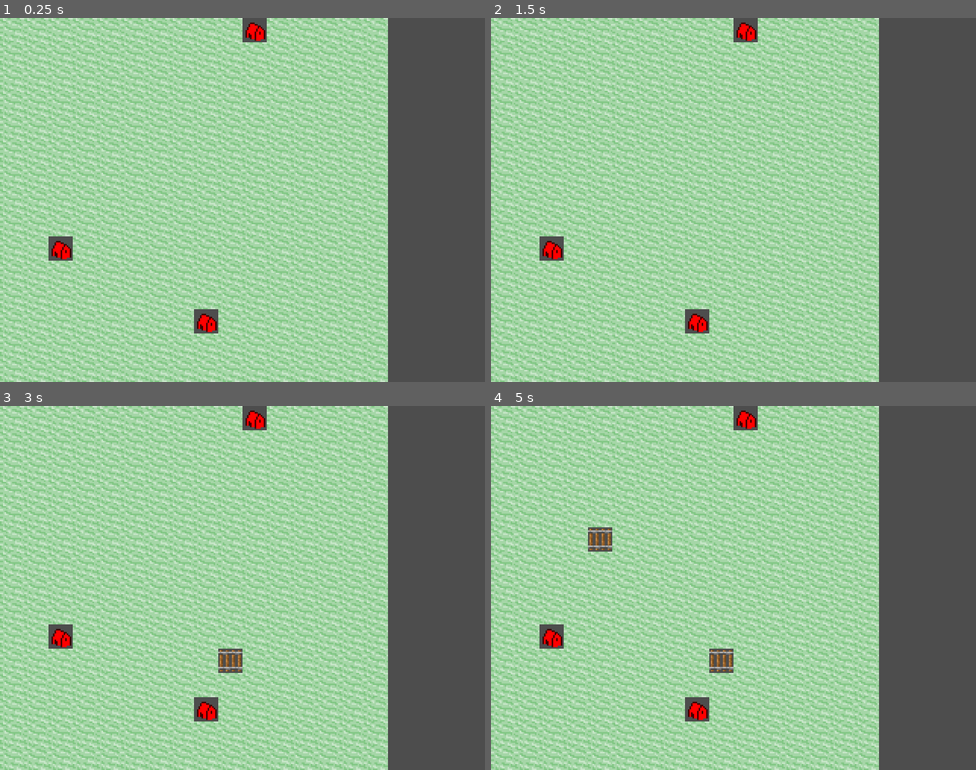
Above: before the commit, frames 1-4 (two rows, left to right).
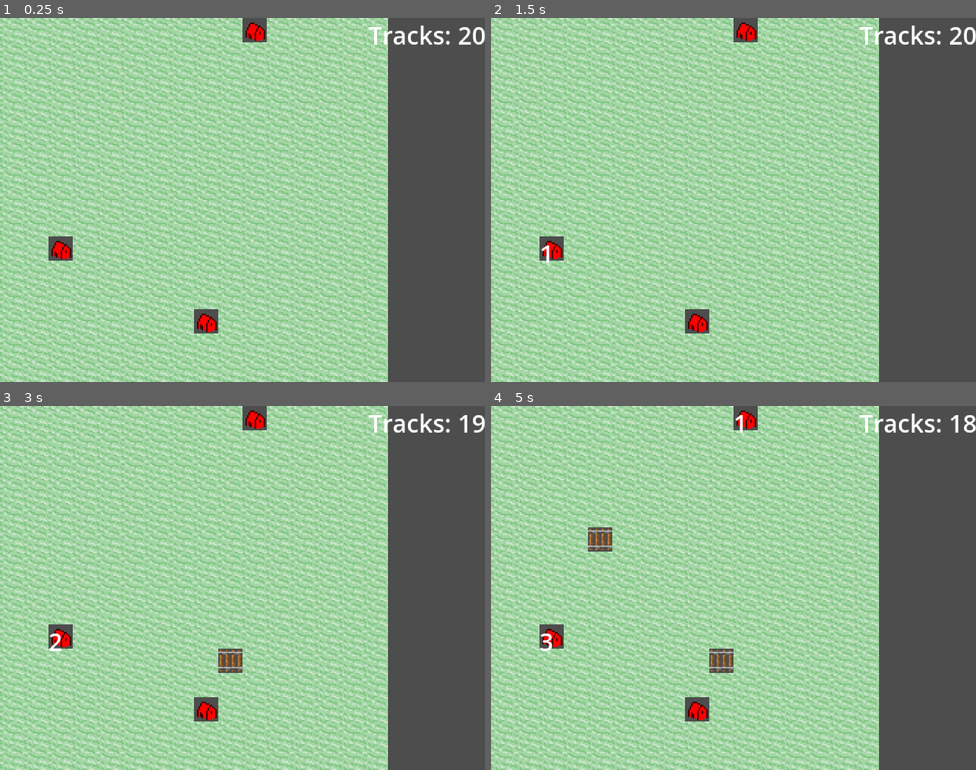
Above: after the commit, the same moments.

Repository: adrians127/euro-train
Game: Godot game, scene res://scenes/Main.tscn
Same seed, same stepped clock (60 frames per second), same inputs: the game is played once before the commit and once after it.
Inputs (mouse positions are in pixels of both pictures, inside the frame that each line leads up to):
- Up to frame 1 (0.25 s): no input
- Up to frame 2 (1.5 s): tap Enter at 0.5 s; move the mouse to (694, 320) at 0.52 s; click (694, 320) at 0.67 s; tap Space at 1.25 s; move the mouse to (743, 28) at 1.27 s; click (743, 28) at 1.42 s
- Up to frame 3 (3 s): tap Enter at 2 s; move the mouse to (58, 635) at 2.02 s; click (58, 635) at 2.17 s; tap Space at 2.75 s; move the mouse to (218, 660) at 2.77 s; click (218, 660) at 2.92 s
- Up to frame 4 (5 s): tap Enter at 3.5 s; move the mouse to (879, 642) at 3.52 s; click (879, 642) at 3.67 s; tap Space at 4.25 s; move the mouse to (588, 533) at 4.27 s; click (588, 533) at 4.42 s

The runs differ from the first frame. In frame 1, 0.5% of the frame differs, in the area x 76-100%, y 2-8%; in frame 2, 0.5%; in frame 3, 0.5%; in frame 4, 0.6%, in the area x 10-100%, y 2-68%.

Commit message:
Add trains and handling passengers

Diff:
--- a/scenes/Main.tscn
+++ b/scenes/Main.tscn
@@ -31,8 +31,18 @@
 [node name="StationsContainer" type="Node2D" parent="."]
 z_index = 1
 
-[node name="TrainsContainer" type="Node2D" parent="."]
-
 [node name="TileMapLayer" type="TileMapLayer" parent="."]
 tile_set = SubResource("TileSet_rarhs")
 script = ExtResource("3_0bbpv")
+
+[node name="TrainsContainer" type="Node2D" parent="TileMapLayer"]
+
+[node name="UI" type="CanvasLayer" parent="."]
+
+[node name="Label" type="Label" parent="UI"]
+anchors_preset = 1
+anchor_left = 1.0
+anchor_right = 1.0
+offset_left = -40.0
+offset_bottom = 23.0
+grow_horizontal = 0
--- a/scenes/Station.tscn
+++ b/scenes/Station.tscn
@@ -14,3 +14,9 @@
 
 [node name="CollisionShape2D" type="CollisionShape2D" parent="."]
 shape = SubResource("RectangleShape2D_csis4")
+
+[node name="CountLabel" type="Label" parent="."]
+offset_left = -8.0
+offset_top = -8.0
+offset_right = 8.0
+offset_bottom = 15.0
--- a/scenes/Train.tscn
+++ b/scenes/Train.tscn
@@ -1,5 +1,11 @@
-[gd_scene format=3 uid="uid://cb0xyn6nvvetf"]
+[gd_scene load_steps=3 format=3 uid="uid://cb0xyn6nvvetf"]
+
+[ext_resource type="Texture2D" uid="uid://ctw111gcby55j" path="res://assets/station.png" id="1_bs37r"]
+[ext_resource type="Script" uid="uid://1mkfljmwpba1" path="res://scripts/Train.gd" id="2_426cx"]
 
 [node name="Node2D" type="Node2D"]
+script = ExtResource("2_426cx")
 
 [node name="Sprite2D" type="Sprite2D" parent="."]
+z_index = 69
+texture = ExtResource("1_bs37r")
--- a/scenes/UI.tscn
+++ /dev/null
@@ -1,10 +0,0 @@
-[gd_scene format=3 uid="uid://cqhtvan8he1n6"]
-
-[node name="Control" type="Control"]
-layout_mode = 3
-anchors_preset = 0
-offset_right = 40.0
-offset_bottom = 40.0
-
-[node name="Line2D" type="Line2D" parent="."]
-default_color = Color(0.00351917, 0.00351917, 0.00351917, 1)
--- a/scripts/Main.gd
+++ b/scripts/Main.gd
@@ -2,7 +2,6 @@
 @onready var LinesContainer: Node2D = $LinesContainer
 @onready var Map: TileMapLayer = $TileMapLayer
 @onready var StationsContainer: Node2D = $StationsContainer
-@onready var TrainsContainer: Node = $TrainsContainer
 
 var Station = preload("res://scenes/Station.tscn")
 var graph = {}
@@ -11,9 +10,11 @@
 var passengerTimer: Timer = Timer.new()
 var occupied_cells := {} # grid_pos -> station_id
 
+
 func _ready() -> void:
 	generate_stations(3)
 	init_graph()
+
 
 func generate_stations(n: int):
 	var free_cells: Array[Vector2i] = Map.generate_station_cells(n)
@@ -29,15 +30,6 @@
 	for st in stations:
 		graph[st.station_id] = []
 
-func _on_station_clicked(st_id: int):
-	if pending_station < 0:
-		pending_station = st_id
-		return
-	if st_id != pending_station:
-		print("connected")
-		add_connection(pending_station, st_id)
-		pending_station = -1
-
 var LineSegment = preload("res://scripts/LineSegment.gd")
 func add_connection(a: int, b: int):
 	if b in graph[a]:
@@ -52,14 +44,3 @@
 	seg.f_pos = a_pos
 	seg.t_pos = b_pos
 	$LinesContainer.add_child(seg)
-
-
-
-
-func _on_PassengerTimer_timeout():
-	var a = randi() % stations.size()
-	var b = randi() % stations.size()
-	if a == b: return
-	# dodaj 'pasażera' do stacji a
-	stations[a].waiting_passengers.append(b)
-	# ewentualnie: emit_signal("passenger_created", a, b)
--- a/scripts/Station.gd
+++ b/scripts/Station.gd
@@ -1,29 +1,57 @@
 class_name Station
 extends Area2D
+
 signal station_clicked(station_id: int)
+@onready var count_label := $CountLabel
 @export var station_id: int = -1
 @export var cell_pos: Vector2i
-@export var capacity: int = 10  # maks. pasażerów
-var waiting_passengers: Array[int] = []
+@export var capacity: int = 10    # max passengers
+@export var spawn_interval: float = 1.0   # seconds between spawn attempts
+@export var spawn_chance: float = 0.2     # 20% chance per interval
 
-func _ready():
-	pass
+var waiting_passengers: int = 0
+var _spawn_timer: Timer
+
+func _ready() -> void:
+	# make sure randoms aren't the same each run
+	randomize()
+	# Create (or you can do this in the editor)
+	_spawn_timer = Timer.new()
+	_spawn_timer.wait_time = spawn_interval
+	_spawn_timer.one_shot = false
+	add_child(_spawn_timer)
+	_spawn_timer.connect("timeout", Callable(self, "_on_spawn_timer_timeout"))
+	_spawn_timer.start()
 
 func setup(id: int, cell: Vector2i, pos: Vector2, parent: Node) -> void:
 	station_id = id
-	cell_pos = cell
-	position = pos
+	cell_pos    = cell
+	position    = pos
 	connect("station_clicked", Callable(parent, "_on_station_clicked"))
 
 func _input_event(viewport, event, shape_idx):
 	if event is InputEventMouseButton and event.pressed and event.button_index == MOUSE_BUTTON_LEFT:
-		print("Station clicked")
 		emit_signal("station_clicked", station_id)
 
-func set_connected(value : bool) -> void:
-	# assumes the sprite is the first child; adjust as needed
-	var spr : CanvasItem = get_child(0)
+func take_passengers(count: int):
+	var boarded = min(count, waiting_passengers)
+	waiting_passengers -= boarded
+	count_label.text = str(waiting_passengers)
+
+func set_connected(value: bool) -> void:
+	var spr: CanvasItem = get_child(0)
 	if value:
 		spr.modulate = Color(0,1,0)
 	else:
 		spr.modulate = Color(1,0,0)
+
+func _on_spawn_timer_timeout() -> void:
+	# Only spawn if we're under capacity
+	if waiting_passengers < capacity:
+		# roll a random float in [0,1)
+		if randf() < spawn_chance:
+			waiting_passengers += 1
+			#print(waiting_passengers)
+			count_label.text = str(waiting_passengers)
+			# optional: update UI, emit signal, etc.
+			# e.g. emit_signal("passenger_arrived", station_id, waiting_passengers)
--- a/scripts/TileMapLayer.gd
+++ b/scripts/TileMapLayer.gd
@@ -4,17 +4,25 @@
 const RAIL_TILE_ID := 1
 const STATION_TILE_ID := 2
 
+@onready var TrainsContainer: Node = $TrainsContainer
 #var grid_size_x = 640 / 16
 #var grid_size_y = 480 / 16
 @export var grid_size_x = 16
 @export var grid_size_y = 16
+var TrainScene = preload("res://scenes/Train.tscn")
 var cells: Dictionary[Vector2i, Dictionary] = {}
 var astar = AStarGrid2D.new()
 var stations : Array[Station] = []
 var station_graph : Dictionary
 
+var tracks = 20
+
+@onready var TrackCounterLabel: Label = get_node("../UI/Label")
+var track_count: int = 0
+
 func _ready() -> void:
 	_init_map()
+	_update_track_counter()
 	_init_astar()
 
 func _init_map() -> void:
@@ -58,21 +66,32 @@
 			_remove_rail(cell)
 
 func _add_rail(cell: Vector2i) -> void:
+	if (tracks == 0):
+		return;
+	elif (tracks < 0):
+		print("Shouldn t tracks be below 0")
+	tracks -= 1
 	set_cell(cell, RAIL_TILE_ID, Vector2i.ZERO, 0)
 	cells[cell]["type"] = "rail"
 	astar.set_point_solid(cell, false)
+	_update_track_counter()
 	_update_connections()
+
 
 func _remove_rail(cell: Vector2i) -> void:
 	# Either erase the tile completely…
 	#   erase_cell(cell)         # Godot 4 convenience
 	# …or draw a background tile again:
+	tracks += 1
 	set_cell(cell, BACKGROUND_TILE_ID, Vector2i.ZERO, 0)
 
 	cells[cell]["type"] = "background"
 	astar.set_point_solid(cell, true)
+	_update_track_counter()
 	_update_connections()
 
+func _update_track_counter() -> void:
+	TrackCounterLabel.text = "Tracks: %d" % tracks
 
 func place_station_at(cell: Vector2i, station_scene: PackedScene):
 	if not cells.has(cell) or cells[cell].type == "station":
@@ -116,7 +135,34 @@
 	for id in station_graph.keys():
 		print('Station %d → %s' % [id, station_graph[id]])
 
+func get_connected_stations(station_id: int):
+	return station_graph.get(station_id, [])
+
 func generate_station_cells(n: int) -> Array[Vector2i]:
 	var free = get_free_cells()
 	free.shuffle()
 	return free.slice(0, n)
+
+func _on_station_clicked(station_id: int) -> void:
+	if (get_connected_stations(station_id).is_empty()):
+		return
+	spawn_train(station_id, get_connected_stations(station_id)[0])
+
+func spawn_train(from_id: int, to_id: int) -> void:
+	# 1) grab the stations
+	var stA = stations[from_id]
+	var stB = stations[to_id]
+
+	# 2) ask the TileMapLayer for the raw grid‐path
+	var cell_path := astar.get_point_path(stA.cell_pos, stB.cell_pos)
+	if cell_path.is_empty():
+		return  # no rails connecting them
+
+	var world_path:Array[Vector2] = []
+	for cell in cell_path:
+		world_path.append( map_to_local(cell) )
+
+	var train = TrainScene.instantiate()
+	train.position = world_path[0]
+	train.set_path(world_path, [stA, stB] as Array[Station])
+	TrainsContainer.add_child(train)
--- a/scripts/Train.gd
+++ b/scripts/Train.gd
@@ -1,12 +1,19 @@
 extends Node2D
-
+class_name Train
 var path_points: Array[Vector2] = []
+var station_nodes:   Array[Station]  = []
 @export var speed: float = 100.0
 var current_idx: int = 0
-
-func set_path(points: Array[Vector2]):
-	path_points = points
+var boarding_rate = 2
+var active_station = null
+func set_path(points: Array[Vector2], stations: Array[Station]):
+	path_points = points.duplicate()
 	current_idx = 0
+	if path_points.size() > 0:
+		position = path_points[0]
+	set_process(true)
+	station_nodes = stations
+	active_station = station_nodes[1]
 
 func _process(delta):
 	if current_idx < path_points.size():
@@ -19,5 +26,17 @@
 		arrive()
 
 func arrive():
-	# sygnał lub bezpośrednio: obsłuż wysiadanie pasażerów
-	queue_free()
+	set_process(false)
+
+	await get_tree().create_timer(2.0).timeout
+	active_station.take_passengers(boarding_rate)
+	path_points.reverse()
+	current_idx = 0
+	if path_points.size() > 0:
+		position = path_points[0]
+
+	if (active_station == station_nodes[0]):
+		active_station = station_nodes[1]
+	else:
+		active_station = station_nodes[0]
+	set_process(true)
--- a/scripts/UI.gd
+++ /dev/null
@@ -1,69 +0,0 @@
-extends Control
-
-# referencja do scene root, by móc dodać LineSegment
-@export_node_path(NodePath) var lines_node_path
-var lines_node: Node2D
-
-# Stan maszyny:
-enum State { IDLE, DRAWING }
-var state: State = State.IDLE
-
-# Wybrana stacja początkowa
-var start_station: Station = null
-
-# Linia podglądu rysowana dynamicznie
-var preview_line: Line2D = null
-
-func _ready():
-	lines_node = get_node(lines_node_path)
-	# subskrybuj sygnały ze wszystkich istniejących stacji
-	for station in get_tree().get_nodes_in_group("stations"):
-		station.connect("station_clicked", self, "_on_station_clicked")
-
-func _on_station_clicked(station: Station) -> void:
-	match state:
-		State.IDLE:
-			# zaczynamy rysowanie
-			start_station = station
-			_create_preview_line(start_station.position)
-			state = State.DRAWING
-		State.DRAWING:
-			if station != start_station:
-				_finalize_connection(start_station, station)
-			_clear_preview()
-			state = State.IDLE
-
-func _unhandled_input(event: InputEvent) -> void:
-	if state == State.DRAWING and event is InputEventMouseMotion:
-		# aktualizuj podgląd linii do pozycji kursora
-		var global_mouse = get_viewport().get_mouse_position()
-		preview_line.set_point_position(1, global_mouse)
-
-func _create_preview_line(from_pos: Vector2) -> void:
-	preview_line = Line2D.new()
-	preview_line.width = 4
-	preview_line.default_color = Color(1,1,1,0.7)
-	preview_line.add_point(from_pos)
-	preview_line.add_point(from_pos)  # drugi punkt będzie ruszany
-	add_child(preview_line)
-
-func _clear_preview() -> void:
-	if preview_line:
-		preview_line.queue_free()
-		preview_line = null
-	start_station = null
-
-func _finalize_connection(f: Station, t: Station) -> void:
-	# zapobiegamy duplikatom — zakładamy, że graph to słownik w Main.gd
-	var main = get_tree().get_root().get_node("Main")
-	var graph = main.graph
-	if t.station_id in graph[f.station_id]:
-		return  # już istnieje
-	# dodajemy do grafu
-	graph[f.station_id].append(t.station_id)
-	graph[t.station_id].append(f.station_id)
-	# instancjonujemy gotową scenę odcinka
-	var line_seg = preload("res://scenes/LineSegment.tscn").instantiate() as Node2D
-	line_seg.from_station = f
-	line_seg.to_station = t
-	lines_node.add_child(line_seg)
Not shown, removed: scripts/UI.gd.uid
